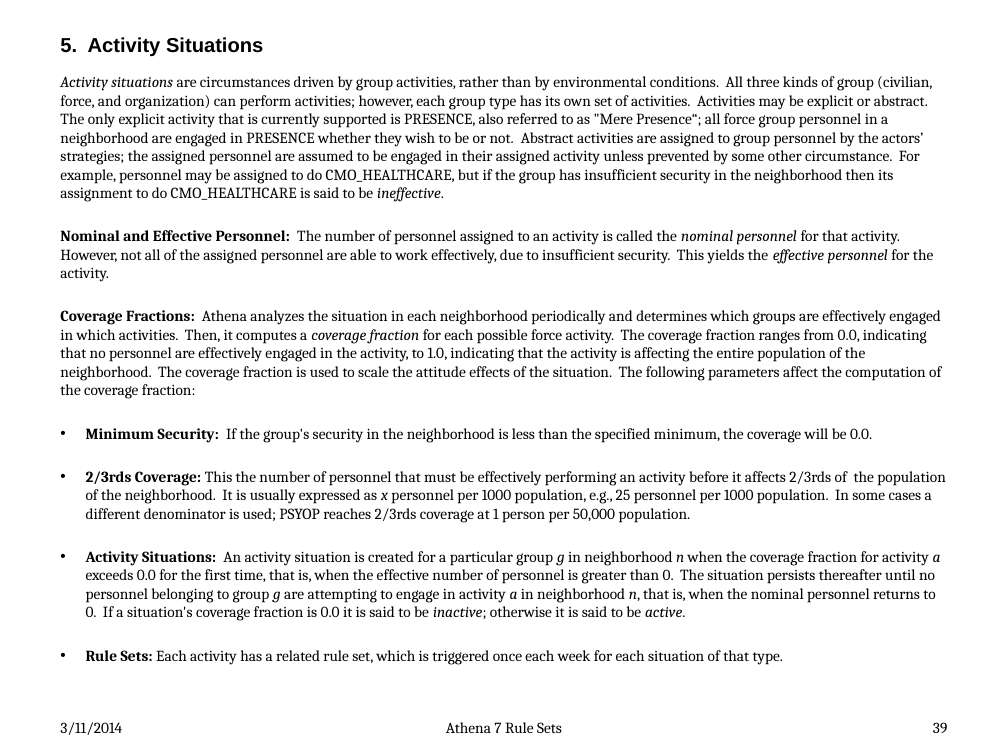
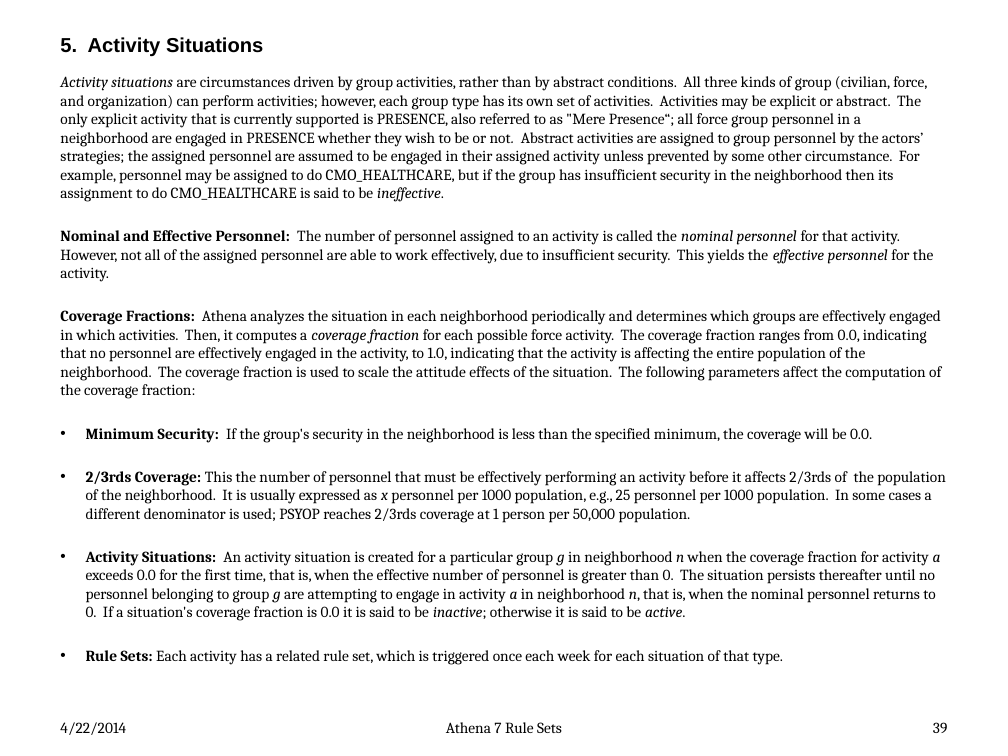
Before and after one commit to AthenaModel/athena-legacy, a slide deck: slide 39 of docs/dev/rules.pptx. Drawn at 1008x756 pixels with LibreOffice and Linux fonts; fonts in the diff are those of the drawing. Boxes give left, top, right and bottom in pixels: in the first picture for what was removed or moved away, otherwise in the second. Text is boxed around its words. In the diff, an @@ line names an element or a change of style, - is before the commit and + after.

```diff
--- a/docs/dev/rules.pptx
+++ b/docs/dev/rules.pptx
@@ text at bbox=[60, 76, 927, 202]: text changed @@
-Activity situations are circumstances driven by group activities, rather than by environmental conditions. All three kinds of group (civilian, force, and organization) can perform activities; however, each group type has its own set of activities. Activities may be explicit or abstract. The only explicit activity that is currently supported is PRESENCE, also referred to as "Mere Presence“; all force group personnel in a neighborhood are engaged in PRESENCE whether they wish to be or not. Abstract activities are assigned to group personnel by the actors’ strategies; the assigned personnel are assumed to be engaged in their assigned activity unless prevented by some other circumstance. For example, personnel may be assigned to do CMO_HEALTHCARE, but if the group has insufficient security in the neighborhood then its assignment to do CMO_HEALTHCARE is said to be ineffective.
+Activity situations are circumstances driven by group activities, rather than by abstract conditions. All three kinds of group (civilian, force, and organization) can perform activities; however, each group type has its own set of activities. Activities may be explicit or abstract. The only explicit activity that is currently supported is PRESENCE, also referred to as "Mere Presence“; all force group personnel in a neighborhood are engaged in PRESENCE whether they wish to be or not. Abstract activities are assigned to group personnel by the actors’ strategies; the assigned personnel are assumed to be engaged in their assigned activity unless prevented by some other circumstance. For example, personnel may be assigned to do CMO_HEALTHCARE, but if the group has insufficient security in the neighborhood then its assignment to do CMO_HEALTHCARE is said to be ineffective.
@@ text at bbox=[60, 722, 126, 735]: text changed @@
-3/11/2014
+4/22/2014
```
Also in this commit, not shown: 72 other slides changed, 2 other files.
